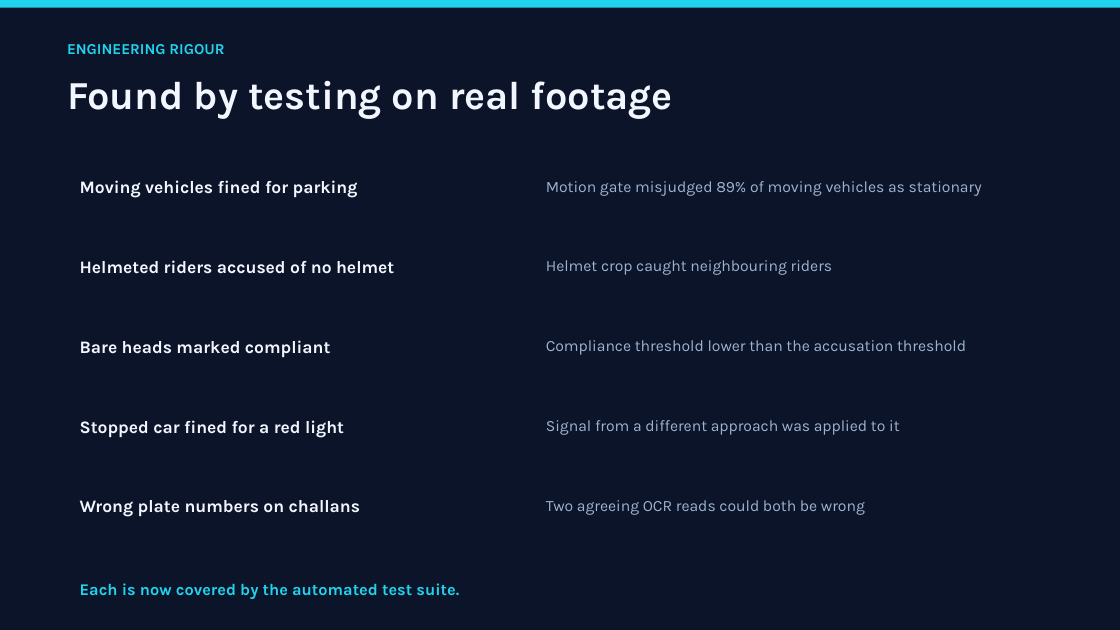
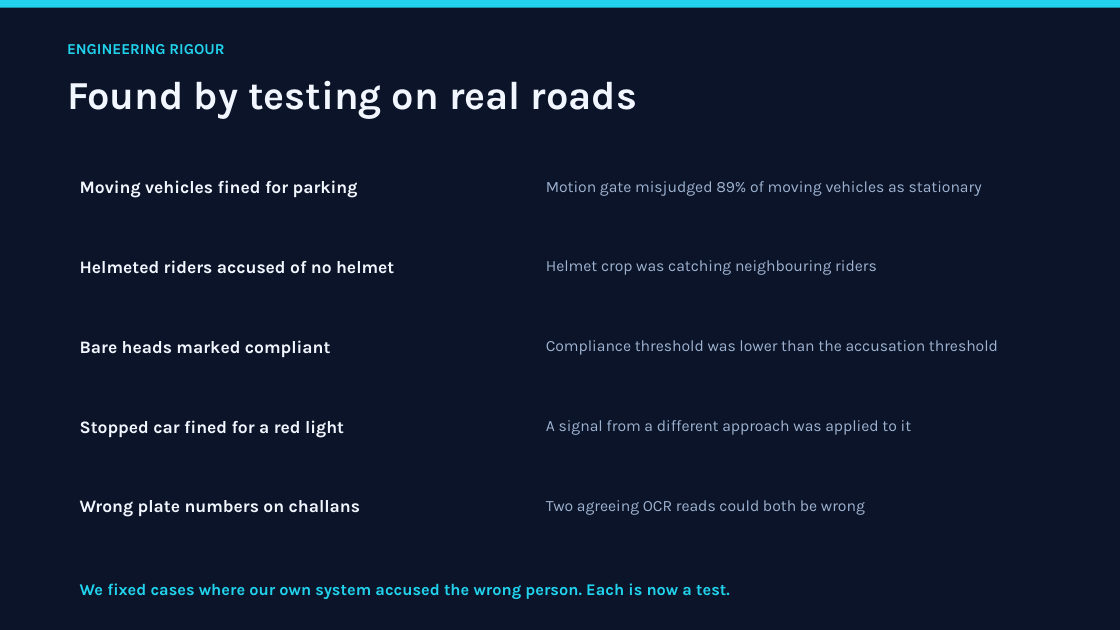
Before and after one commit to Jeba-Jebarsan/AI-SMART-TRAFFIC-INTELLIGENCE, a slide deck: slide 11 of docs/PRESENTATION.pptx (slide 9 before the commit). Drawn at 1120x630 pixels with LibreOffice and Linux fonts; fonts in the diff are those of the drawing. Boxes give left, top, right and bottom in pixels: in the first picture for what was removed or moved away, otherwise in the second. Text is boxed around its words. In the diff, an @@ line names an element or a change of style, - is before the commit and + after.

```diff
--- a/docs/PRESENTATION.pptx
+++ b/docs/PRESENTATION.pptx
@@ text at (67, 80, 637, 119): text changed @@
-Found by testing on real footage
+Found by testing on real roads
@@ text at (546, 260, 877, 275): text changed @@
-Helmet crop caught neighbouring riders
+Helmet crop was catching neighbouring riders
@@ text at (546, 340, 998, 355): text changed @@
-Compliance threshold lower than the accusation threshold
+Compliance threshold was lower than the accusation threshold
@@ text at (546, 420, 912, 435): text changed @@
-Signal from a different approach was applied to it
+A signal from a different approach was applied to it
@@ text at (80, 583, 730, 599): text changed @@
-Each is now covered by the automated test suite.
+We fixed cases where our own system accused the wrong person. Each is now a test.
```
Also in this commit, not shown: 10 other slides changed, 6 slides added, 1 slide removed, 5 other files.
